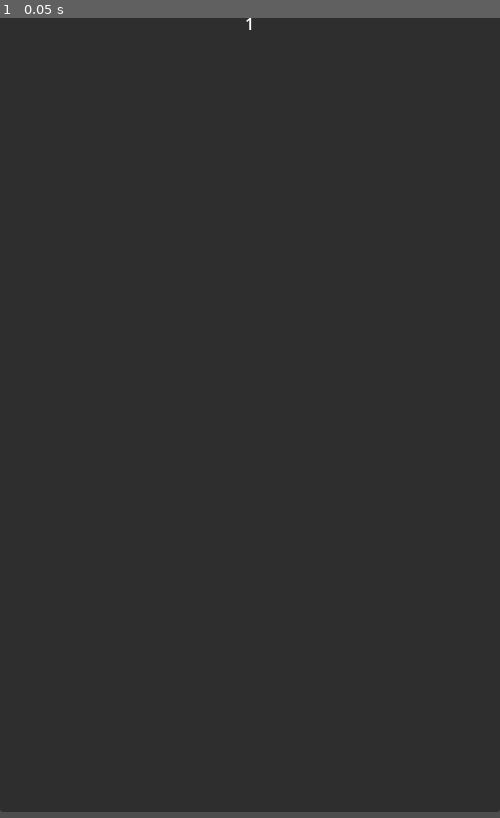
Above: before the commit, frame 1.
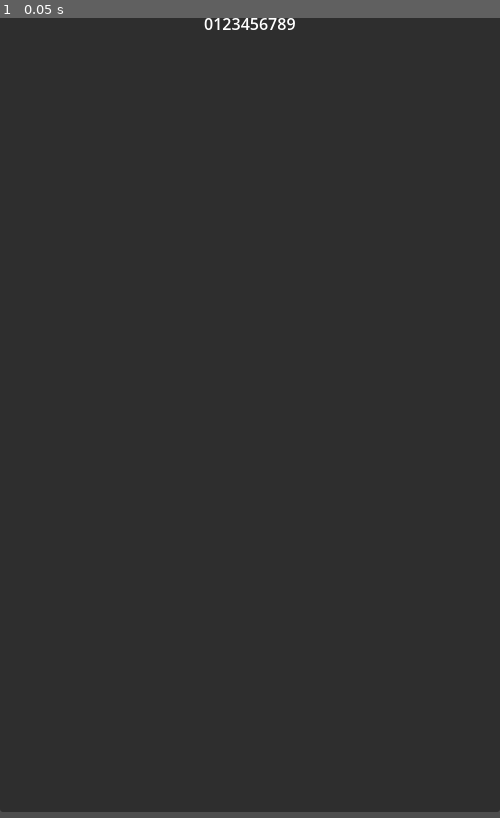
Above: after the commit, the same moment.

Repository: Dealovegerbils/fluffy-spoon
Game: Godot game, scene res://Player UI/PlayerUI.tscn
Two runs of this game, one before a commit and one after it. Both use one fixed random seed, a clock stepped at 60 frames per second and the inputs below. This scene is started directly instead of the project's main scene.
Inputs:
- Up to frame 1 (0.05 s): no input

The runs differ from the first frame. In frame 1, 0.1% of the frame differs, in the area x 40-59%, y 0-2%.
Error after the commit: Parse Error: Expected end of statement after expression, found "Identifier" instead. (res://Player)

Commit message:
Brokennn
dksfjdjfbsdnlkjfjkdsgbdmvbjd

Diff:
--- a/Code/Main/Main.gd
+++ b/Code/Main/Main.gd
@@ -4,6 +4,8 @@
 const ROCK = preload("res://Rock/Rock.tscn")
 const UfO = preload("res://UFO/UFO.tscn")
 const PLAYER_UI = preload("res://Player UI/PlayerUI.tscn")
+const UFO = preload("res://UFO/UFO.tscn")
+
 
 @onready var ufo_timer: Timer = $UfoTimer
 
@@ -28,6 +30,10 @@
 		#get_tree().paused = true
 		get_tree().quit()
 
+func spawn_ship():
+	var ship = SHIP.instantiate()
+	ship.player = self
+
 ## Spawn a number of Rocks from the corners
 func spawn_rocks(rock_count):
 	for r in rock_count:
--- a/Code/Main/Main.tscn
+++ b/Code/Main/Main.tscn
@@ -1,10 +1,8 @@
 [gd_scene format=3 uid="uid://b43n0f8g2tfgg"]
 
 [ext_resource type="Script" uid="uid://cgke8bpq05cbs" path="res://Main/Main.gd" id="1"]
-[ext_resource type="PackedScene" uid="uid://co6uvllbpv2os" path="res://Ship/Ship.tscn" id="4_hh5pf"]
 
 [node name="Main" type="Node" unique_id=1717692869]
 script = ExtResource("1")
 
-[node name="Ship" parent="." unique_id=961439069 instance=ExtResource("4_hh5pf")]
-position = Vector2(328, 352)
+[node name="UfoTimer" type="Timer" parent="." unique_id=1240117692]
--- a/Code/Player UI/PlayerUi.gd
+++ b/Code/Player UI/PlayerUi.gd
@@ -21,7 +21,9 @@
 	lives =+ delta_lives # 6
 	clear_lives()
 	build_lives()
-
+func _process(delta: float) -> void:
+	If Input.is_action_just_pressed("launch_ship"):
+		spawn_ship()
 
 # Called every frame. 'delta' is the elapsed time since the previous frame.
 func clear_lives():
--- a/Code/Rock/Rock.gd
+++ b/Code/Rock/Rock.gd
@@ -1,25 +1,29 @@
 extends ScreenWrapper
 class_name Rock
 
+@onready var animated_sprite_2d: AnimatedSprite2D = $AnimatedSprite2D
+
 var main: Main
-var speed: float= 100  # px/ sec
+
+var speed: float = 100 # px / sec
 var direction: Vector2 = Vector2.ZERO
 var velocity: Vector2 = Vector2.ZERO
 
-func spawn_rocks(rock_count):
-	pass
 func _ready() -> void:
 	area_entered.connect(on_area_entered)
-	direction = Vector2(randf_range(-1.0,1.0),randf_range(-1.0,1.0))
+	direction = Vector2(randf_range(-1.0, 1.0), randf_range(-1.0, 1.0))
+	animated_sprite_2d.frame = randi_range(0, 2)
+	animated_sprite_2d.sprite_frames.get_frame_count("default")
 
-# Called every frame. 'delta' is the elapsed time since the previous frame.
 func _process(delta: float) -> void:
 	velocity = direction * speed * delta
 	position += velocity
 	super._process(delta)
 
+## Collision function.
 func on_area_entered(other_area: Area2D):
 	if other_area is Bullet:
-		main.just_score(1, other_area.player)
+		if other_area.player != null:
+			main.just_score(1, other_area.player)
 		other_area.queue_free()
 		queue_free()
--- a/Code/Rock/Rock.tscn
+++ b/Code/Rock/Rock.tscn
@@ -5,12 +5,10 @@
 [ext_resource type="Texture2D" uid="uid://ckruk4ue5wk81" path="res://Rock/Assests/rock c.png" id="3_c4a8t"]
 [ext_resource type="Texture2D" uid="uid://bwttv07knoyv5" path="res://Rock/Assests/Rocka.png" id="4_ru0k0"]
 
-[sub_resource type="CircleShape2D" id="CircleShape2D_3daxb"]
-
 [sub_resource type="SpriteFrames" id="SpriteFrames_3daxb"]
 animations = [{
 "frames": [{
-"duration": 1.0,
+"duration": 0.01,
 "texture": ExtResource("2_751ln")
 }, {
 "duration": 1.0,
@@ -24,11 +22,13 @@
 "speed": 5.0
 }]
 
+[sub_resource type="CircleShape2D" id="CircleShape2D_3daxb"]
+
 [node name="Rock" type="Area2D" unique_id=1148541090]
 script = ExtResource("1_66458")
 
+[node name="AnimatedSprite2D" type="AnimatedSprite2D" parent="." unique_id=110426165]
+sprite_frames = SubResource("SpriteFrames_3daxb")
+
 [node name="CollisionShape2D" type="CollisionShape2D" parent="." unique_id=1582838895]
 shape = SubResource("CircleShape2D_3daxb")
-
-[node name="AnimatedSprite2D" type="AnimatedSprite2D" parent="CollisionShape2D" unique_id=110426165]
-sprite_frames = SubResource("SpriteFrames_3daxb")
--- a/Code/Ship/Ship.gd
+++ b/Code/Ship/Ship.gd
@@ -1,8 +1,9 @@
 extends ScreenWrapper
 class_name Ship
 
+
 const BULLET = preload("res://Bullet/Bullet.tscn")
-
+var player: PlayerUI
 var turn_speed: float = 180 #degrees/ sec.
 var thrust_power: float = 3 #multiplier
 var velocity: Vector2 =Vector2.ZERO
@@ -34,6 +35,7 @@
 func fire():
 	print("Fire!")
 	var bullet: Bullet = BULLET .instantiate()
+	bullet.player = player
 	bullet.position = self.position
 	bullet.rotation = rotation
 	get_parent().add_child(bullet)
Not shown, added: Code/Main/Main.tscn7119065059.tmp
